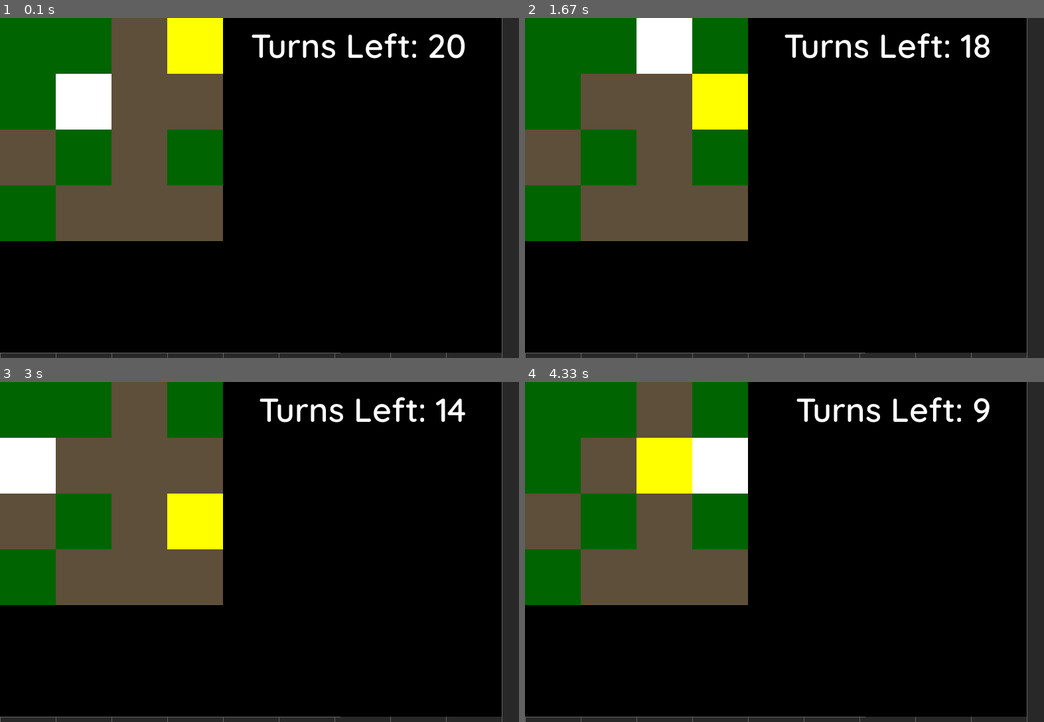
Above: before the commit, frames 1-4 (two rows, left to right).
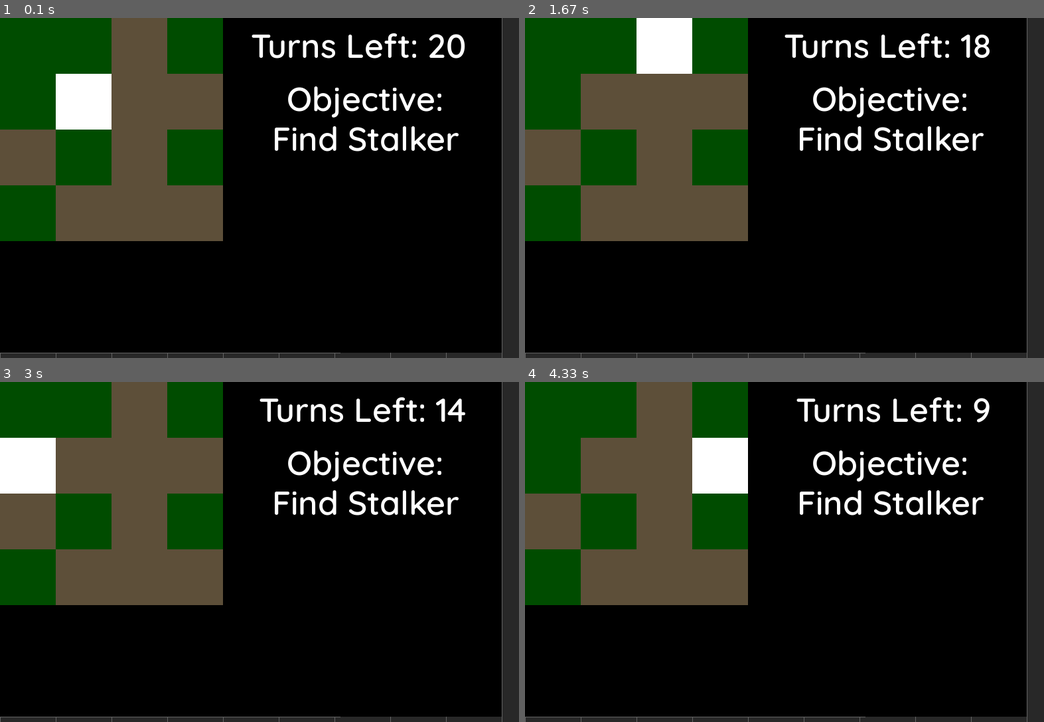
Above: after the commit, the same moments.

Repository: WyattSt/group-2
Game: pygame game, started from Invisible Stalker Improved/main.py
The game is run twice, just before and just after one commit, with the same random seed, the same clock (stepped at 60 frames per second) and the same inputs.
Inputs:
- Up to frame 1 (0.1 s): no input
- Up to frame 2 (1.67 s): hold W 0.83-1.3 s; hold D from 1.33 s (still down)
- Up to frame 3 (3 s): release D at 1.8 s; hold A 1.83-2.37 s; hold S 2.4-2.7 s; hold A from 2.73 s (still down)
- Up to frame 4 (4.33 s): release A at 3.13 s; hold W 3.17-3.53 s; hold D 3.57-4.2 s; hold S from 4.23 s (still down)

The runs differ from the first frame. In frame 1, 3.5% of the frame differs, in the area x 32-89%, y 0-40%; in frame 2, 3.5%; in frame 3, 3.5%; in frame 4, 3.5%.

Commit message:
Added text for objective

Diff:
--- a/Invisible Stalker Improved/main.py
+++ b/Invisible Stalker Improved/main.py
@@ -57,7 +57,7 @@
         self.walls = pg.sprite.Group()
         self.wood_tiles = pg.sprite.Group()
         self.grass_tiles = pg.sprite.Group()
-        #self.stalker = Stalker(self, random.choice([i for i in range(0,4) if i not in[1]]) , random.choice([i for i in range(0,4) if i not in [1]]))
+        self.stalker = Stalker(self, random.choice([i for i in range(0,4) if i not in[1]]) , random.choice([i for i in range(0,4) if i not in [1]]))
 
         # WALL PLACEMENT
         for x in range(0, 4):
@@ -131,7 +131,7 @@
                 Grass(self, x, y)
 
         self.player = Player(self, 1, 1)
-        self.stalker = Stalker(self, random.choice([i for i in range(0,4) if i not in[1]]) , random.choice([i for i in range(0,4) if i not in [1]]))
+        #self.stalker = Stalker(self, random.choice([i for i in range(0,4) if i not in[1]]) , random.choice([i for i in range(0,4) if i not in [1]]))
 
 
 
@@ -214,8 +214,13 @@
             self.draw_text('Game Over: Out of Turns', self.hud_font, 50, WHITE, WIDTH/2, HEIGHT - 125, align="center")
         if self.player.rect.colliderect(self.stalker):
             global stalker_found
+            global objective
             stalker_found = 1
             self.draw_text('Stalker Found!', self.hud_font, 70, WHITE, WIDTH/2, HEIGHT - 125, align="center")
+        self.draw_text("Objective: ", self.hud_font, 50, WHITE, WIDTH - 100, 90, align="ne")
+        if stalker_found == 1:
+            self.draw_text("", self.hud_font, 50, WHITE, WIDTH - 90, 150, align="ne")
+        else: self.draw_text("{}".format(objective), self.hud_font, 50, WHITE, WIDTH - 90, 150, align="ne")
         pg.display.flip()
 
     # Take user input ( WASD for movement )
@@ -257,6 +262,7 @@
 
 turn = 20
 stalker_found = 0
+objective = "Find Stalker"
 play_sound = True
 
 while True:
--- a/Invisible Stalker Improved/settings.py
+++ b/Invisible Stalker Improved/settings.py
@@ -9,7 +9,7 @@
 RED = (255, 0, 0)
 YELLOW = (255, 255, 0)
 WOOD = (93, 79, 57)
-DARKGREEN = (0, 100 ,0)
+DARKGREEN = (0, 76 ,0)
 
 # Sets the size of the window
 WIDTH = 782
